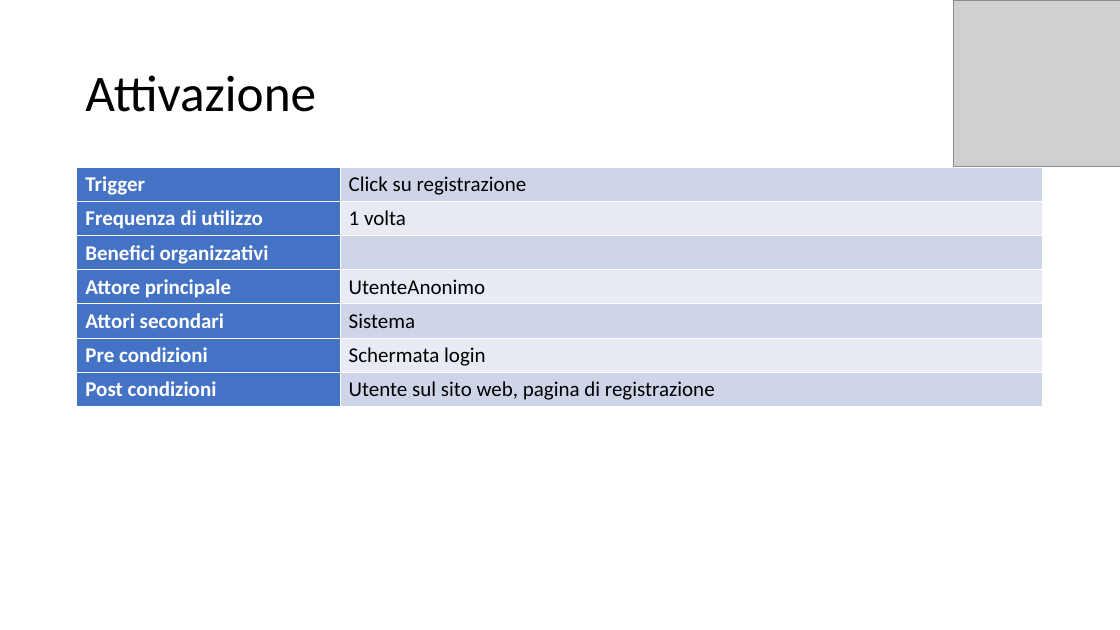
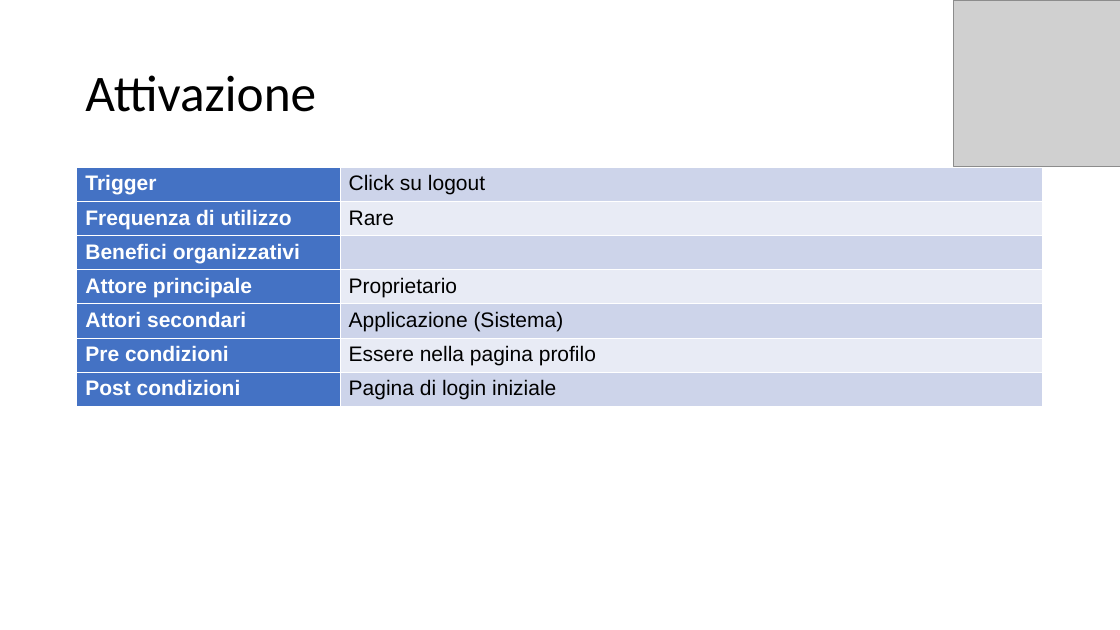
Before and after one commit to itsar19-20/pet, a slide deck: slide 3 of docs/useCaseTemplate/UseCase 13_LogOut_Proprietrio.pptx. Drawn at 1120x630 pixels with LibreOffice and Linux fonts; fonts in the diff are those of the drawing; grey boxes stand for pictures. Boxes give left, top, right and bottom in pixels: in the first picture for what was removed or moved away, otherwise in the second. Text is boxed around its words. In the diff, an @@ line names an element or a change of style, - is before the commit and + after.

```diff
--- a/docs/useCaseTemplate/UseCase 13_LogOut_Proprietrio.pptx
+++ b/docs/useCaseTemplate/UseCase 13_LogOut_Proprietrio.pptx
@@ table at bbox=[77, 168, 1044, 444] @@
-row 1, column 2: Click su registrazione
+row 1, column 2: Click su logout
-row 2, column 2: 1 volta
+row 2, column 2: Rare
-row 4, column 2: UtenteAnonimo
+row 4, column 2: Proprietario
-row 5, column 2: Sistema
+row 5, column 2: Applicazione (Sistema)
-row 6, column 2: Schermata login
+row 6, column 2: Essere nella pagina profilo
-row 7, column 2: Utente sul sito web, pagina di registrazione
+row 7, column 2: Pagina di login iniziale
@@ fill #CFD5EA to #CDD4EA in 4 cells @@
@@ fill #E9EBF5 to #E8EBF5 in 3 cells @@
@@ font Calibri to Arial in "Trigger", "Frequenza di utilizzo", "Benefici organizzativi", "Attore principale" and 3 more places @@
```
Also in this commit, not shown: 3 other slides changed, 8 other files.
